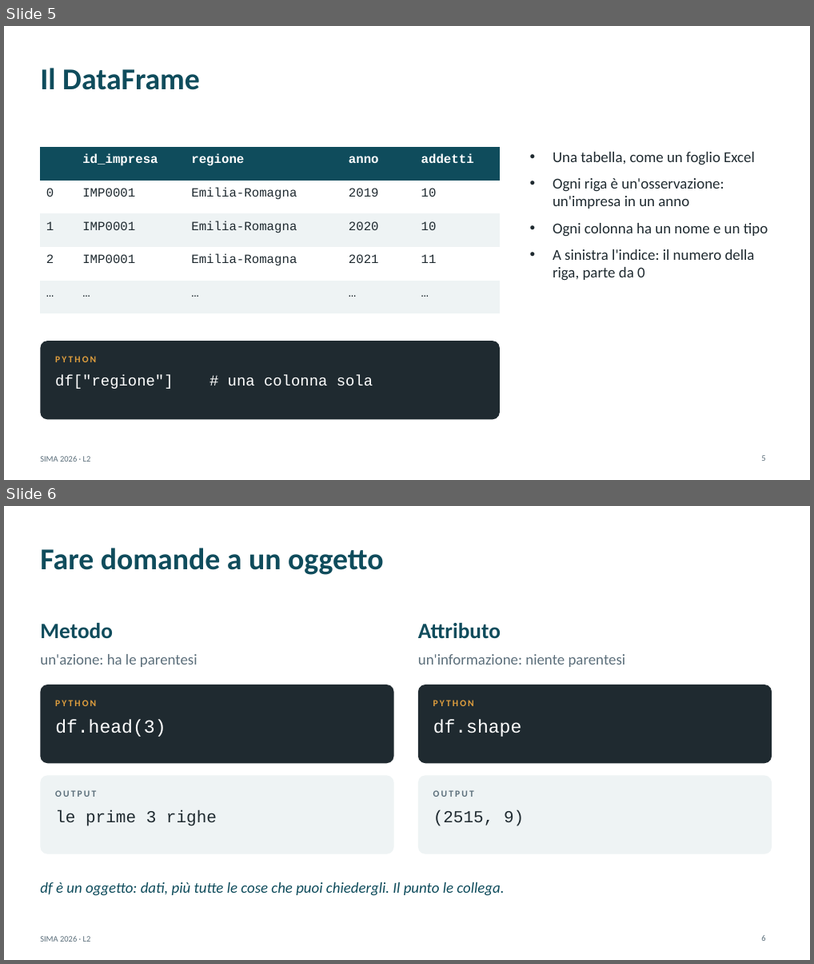
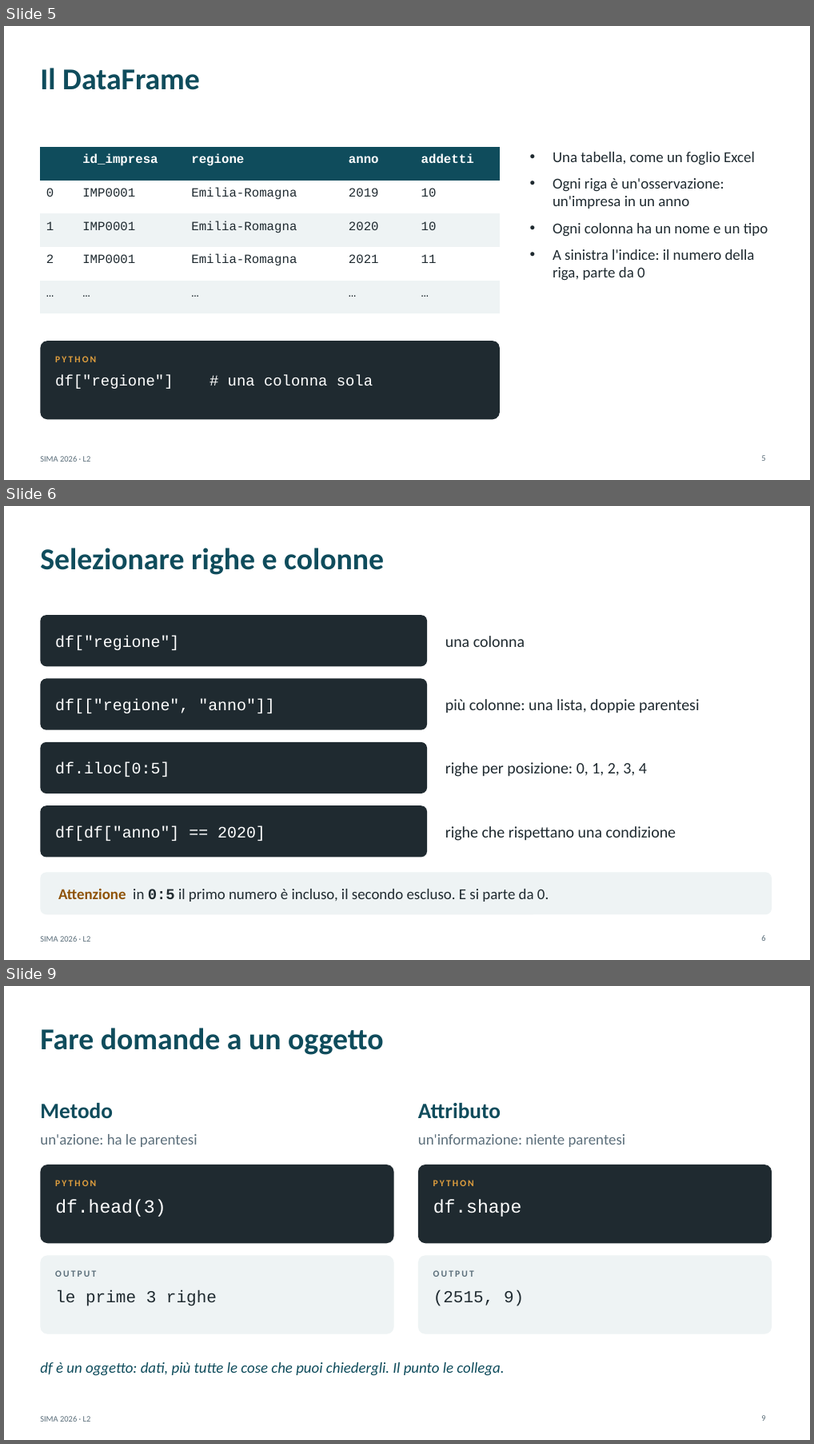
Before and after one commit to andrealorenzon/SIMA2026, a slide deck: lezioni/L02_conosci_il_dataset/slide.pptx. Shown one above the other, each under a label of ours: slides 5 and 6 before the commit, slides 5, 6 and 9 after it; the slides between them are not shown. The pictures are 814x964 and 814x1444 pixels, drawn with LibreOffice and Linux fonts; fonts in the diff are those of the drawing. Boxes give left, top, right and bottom in pixels: in the first picture for what was removed or moved away, otherwise in the second. Text is boxed around its words. In the diff, an @@ line names an element or a change of style, - is before the commit and + after.

```diff
--- a/lezioni/L02_conosci_il_dataset/slide.pptx
+++ b/lezioni/L02_conosci_il_dataset/slide.pptx
@@ slide 6 added at <box>4,506,810,960</box>, background #FFFFFF; not listed: 1 template element that a slide beside it also shows @@
@@ title added at <box>40,548,384,575</box>, 36 pt, text #0F4C5C, bold @@
+Selezionare righe e colonne
@@ rounded rectangle added at <box>40,615,427,666</box>, fill #1F2A30 @@
@@ text added at <box>55,636,179,650</box>, 19 pt, text #FFFFFF @@
+df["regione"]
@@ text added at <box>446,636,525,647</box>, 19 pt, text #1F2A30 @@
+una colonna
@@ rounded rectangle added at <box>40,679,427,730</box>, fill #1F2A30 @@
@@ text added at <box>55,699,275,713</box>, 19 pt, text #FFFFFF @@
+df[["regione", "anno"]]
@@ text added at <box>446,699,700,713</box>, 19 pt, text #1F2A30 @@
+più colonne: una lista, doppie parentesi
@@ rounded rectangle added at <box>40,742,427,793</box>, fill #1F2A30 @@
@@ text added at <box>55,762,170,776</box>, 19 pt, text #FFFFFF @@
+df.iloc[0:5]
@@ text added at <box>446,762,647,776</box>, 19 pt, text #1F2A30 @@
+righe per posizione: 0, 1, 2, 3, 4
@@ rounded rectangle added at <box>40,805,427,857</box>, fill #1F2A30 @@
@@ text added at <box>55,826,266,840</box>, 19 pt, text #FFFFFF @@
+df[df["anno"] == 2020]
@@ text added at <box>446,826,677,840</box>, 19 pt, text #1F2A30 @@
+righe che rispettano una condizione
@@ rounded rectangle added at <box>40,872,772,914</box>, fill #EEF3F4 @@
@@ text added at <box>58,888,549,901</box>, 18 pt, text #1F2A30 @@
+Attenzione in 0:5 il primo numero è incluso, il secondo escluso. E si parte da 0.
@@ page number added at <box>762,935,766,940</box>, 10 pt, text #5C6F7B @@
+6
@@ what was slide 6 is now slide 9 @@
```
Also in this commit, not shown: 3 other slides added, 3 other files.
